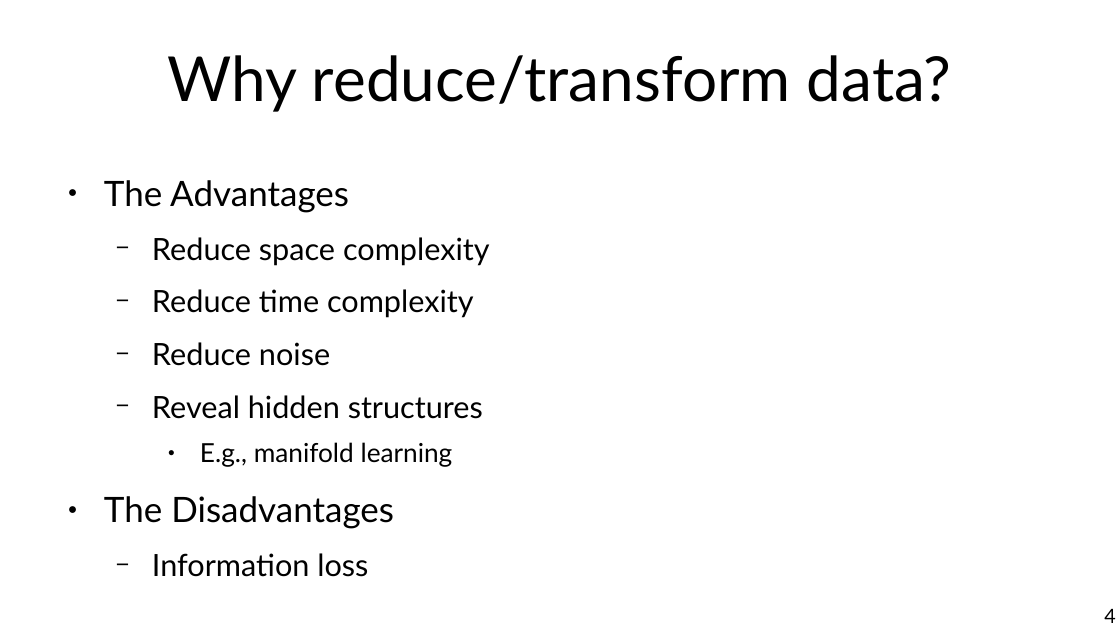
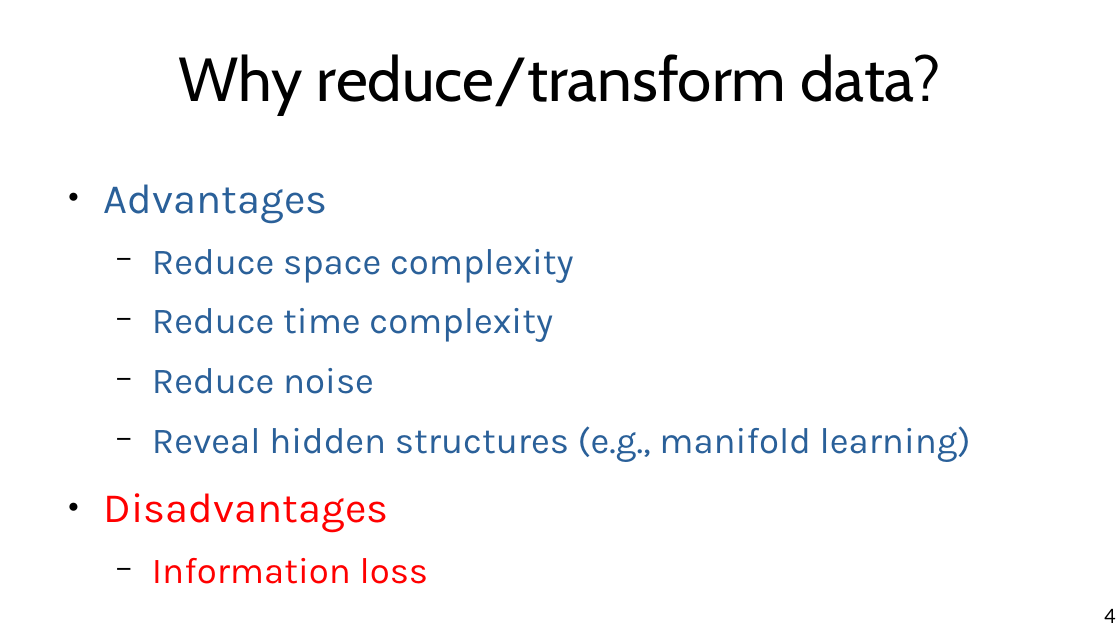
Before and after one commit to chatox/data-mining-course, a slide deck: slide 4 of theory/odp/tt05_reduction.odp. Drawn at 1120x630 pixels with LibreOffice and Linux fonts; fonts in the diff are those of the drawing. Boxes give left, top, right and bottom in pixels: in the first picture for what was removed or moved away, otherwise in the second. Text is boxed around its words. In the diff, an @@ line names an element or a change of style, - is before the commit and + after.

```diff
--- a/theory/odp/tt05_reduction.odp
+++ b/theory/odp/tt05_reduction.odp
@@ title "Why reduce/transform data?" at (179, 54, 940, 115): font Lato to Cabin @@
@@ text at (104, 184, 327, 223): text changed; size 24.8 to 29.6 pt; font Lato to Karla; text colour #000000 to #2A6099 @@
-● The Advantages
+● Advantages
@@ text at (152, 249, 574, 584): size 21.7 to 25.9 pt, font Lato to Karla in "Reduce space complexity", "Reduce time complexity", "Reduce noise", "Information loss"; text colour #000000 to #2A6099 in "Reduce space complexity", "Reduce time complexity", "Reduce noise"; text colour #000000 to #FF0000 in "Information loss" @@
@@ text at (104, 426, 971, 533): text changed; size 21.7 to 25.9 pt; font Lato to Karla; text colour #000000 to #2A6099 @@
-  − Reveal hidden structures
-    ● E.g., manifold learning
-● The Disadvantages
+  − Reveal hidden structures (e.g., manifold learning)
+● Disadvantages
```
Also in this commit, not shown: 23 other slides changed, 2 slides added, 1 slide removed, 10 other files.
